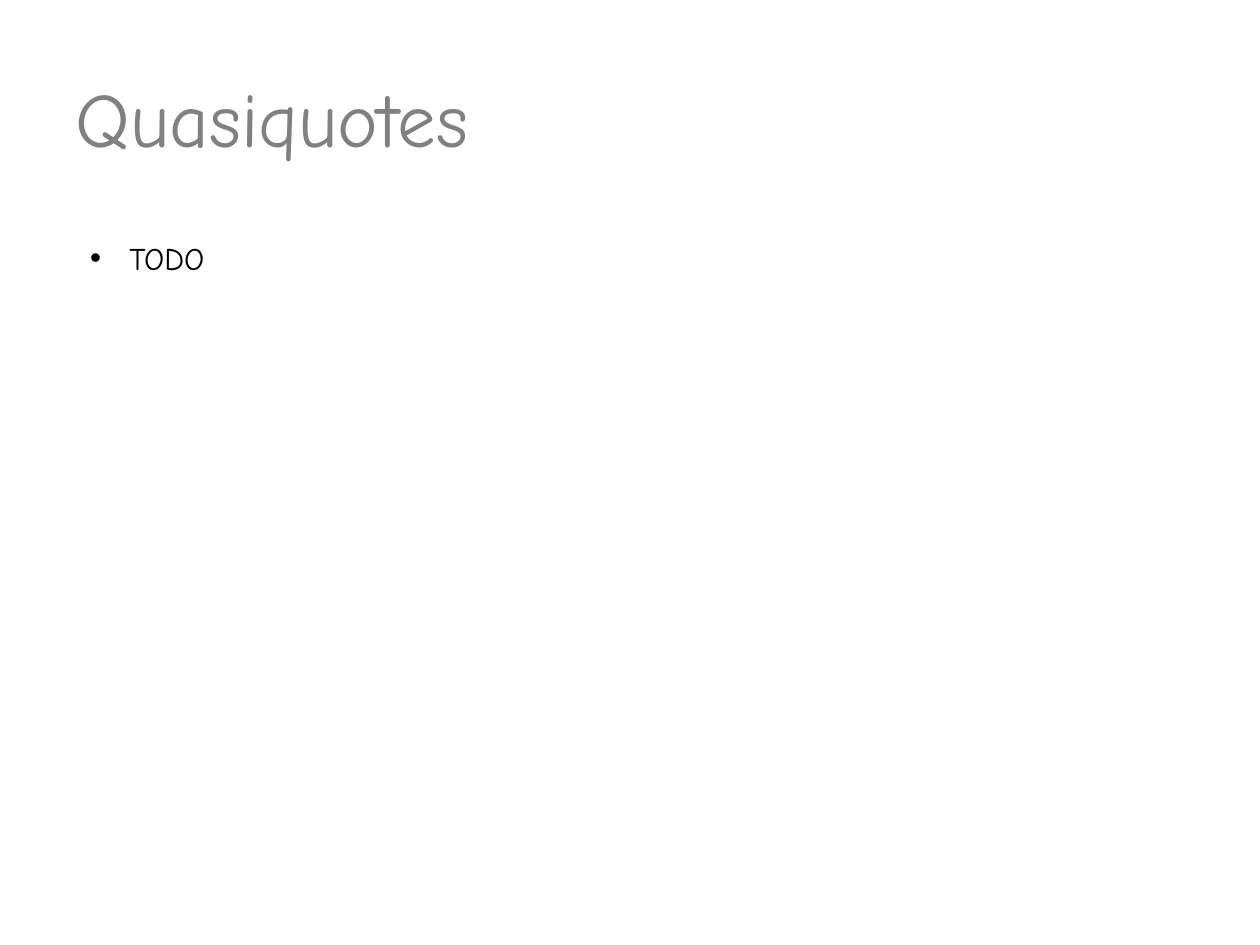
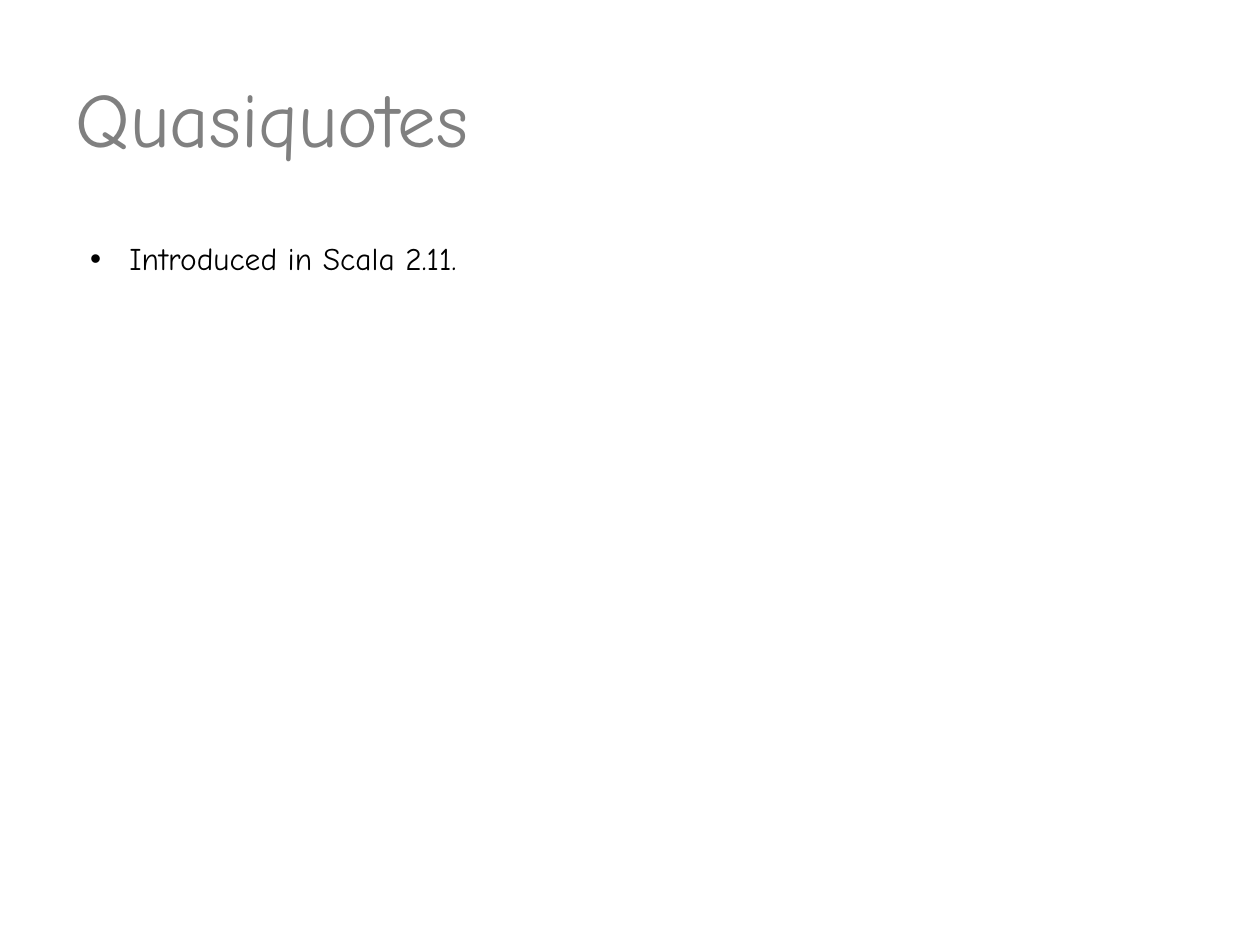
Before and after one commit to valdisxp1/scala-metaprograming-fun, a slide deck: slide 8 of Scala_metaprogramming.pptx. Drawn at 1260x945 pixels with LibreOffice and Linux fonts; fonts in the diff are those of the drawing. Boxes give left, top, right and bottom in pixels: in the first picture for what was removed or moved away, otherwise in the second. Text is boxed around its words. In the diff, an @@ line names an element or a change of style, - is before the commit and + after.

```diff
--- a/Scala_metaprogramming.pptx
+++ b/Scala_metaprogramming.pptx
@@ text at (x1=129, y1=248, x2=456, y2=271): text changed @@
-• TODO
+• Introduced in Scala 2.11.
```
Also in this commit, not shown: 4 other slides changed.
